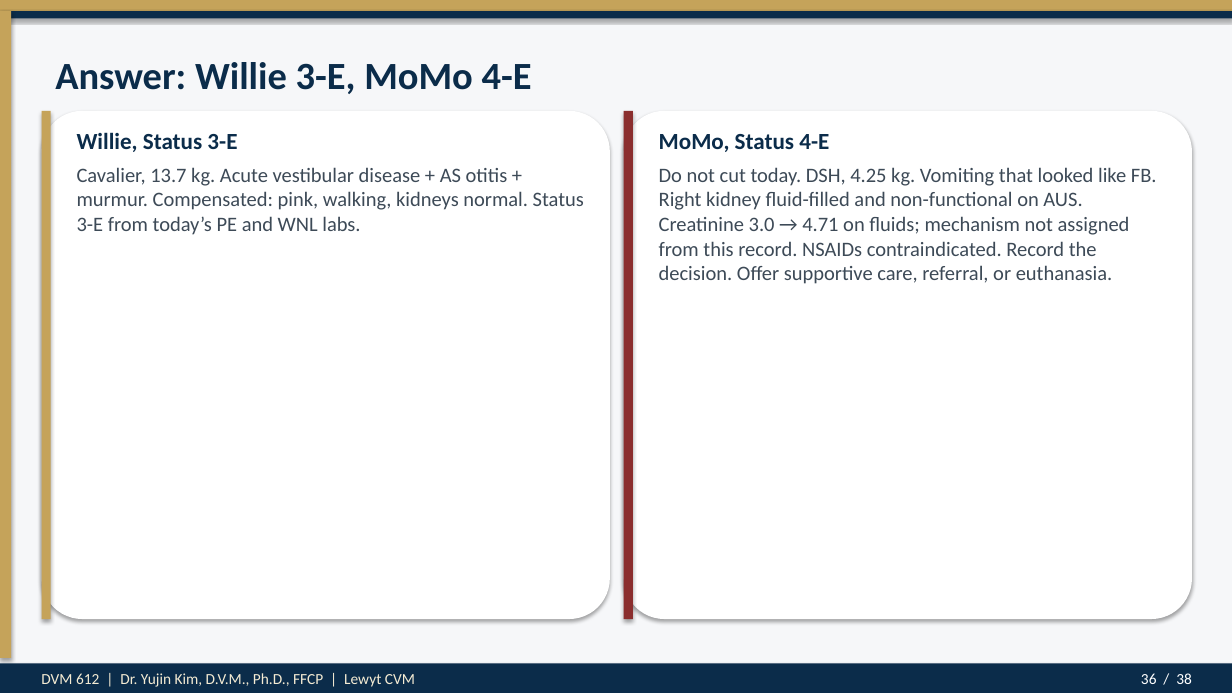
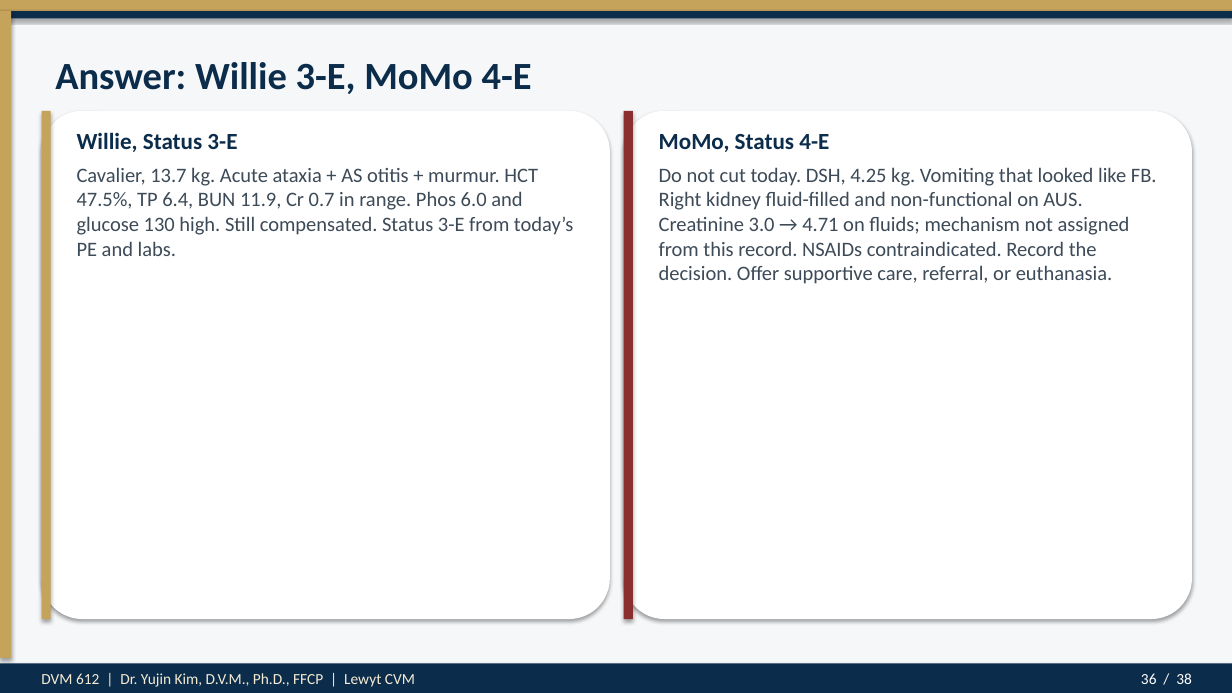
Before and after one commit to drkimvet/happycare, a slide deck: slide 36 of lectures/DVM-612_Week4_Preop_PatientPrep_Postop.pptx. Drawn at 1232x693 pixels with LibreOffice and Linux fonts; fonts in the diff are those of the drawing. Boxes give left, top, right and bottom in pixels: in the first picture for what was removed or moved away, otherwise in the second. Text is boxed around its words. In the diff, an @@ line names an element or a change of style, - is before the commit and + after.

```diff
--- a/lectures/DVM-612_Week4_Preop_PatientPrep_Postop.pptx
+++ b/lectures/DVM-612_Week4_Preop_PatientPrep_Postop.pptx
@@ text at bbox=[77, 167, 573, 256]: text changed @@
-Cavalier, 13.7 kg. Acute vestibular disease + AS otitis + murmur. Compensated: pink, walking, kidneys normal. Status 3-E from today’s PE and WNL labs.
+Cavalier, 13.7 kg. Acute ataxia + AS otitis + murmur. HCT 47.5%, TP 6.4, BUN 11.9, Cr 0.7 in range. Phos 6.0 and glucose 130 high. Still compensated. Status 3-E from today’s PE and labs.
```
Also in this commit, not shown: 3 other slides changed, 5 other files.
